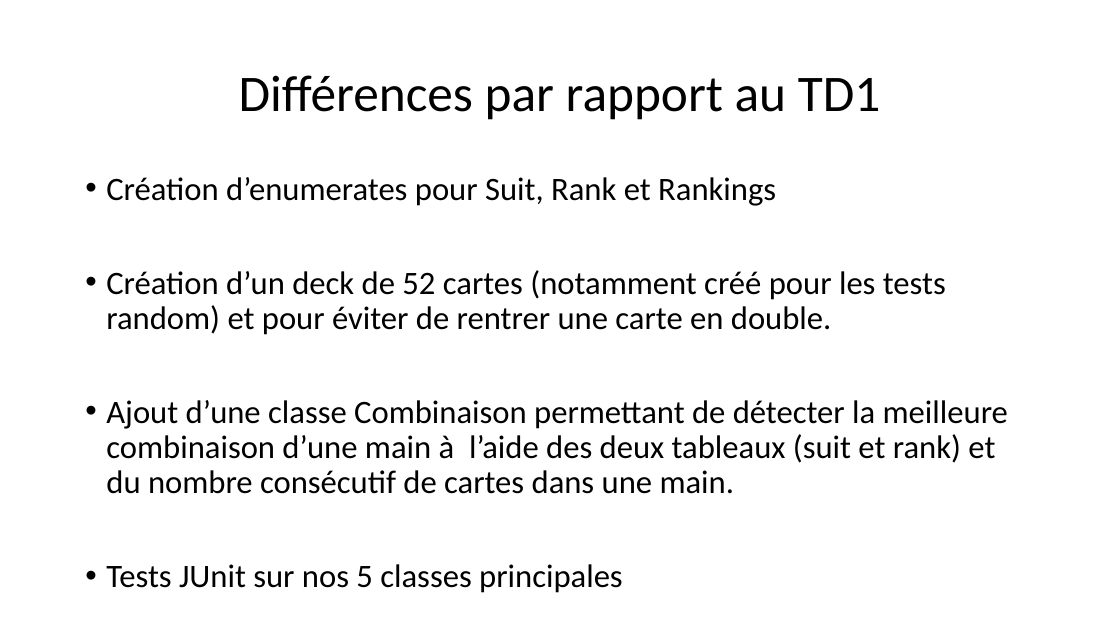
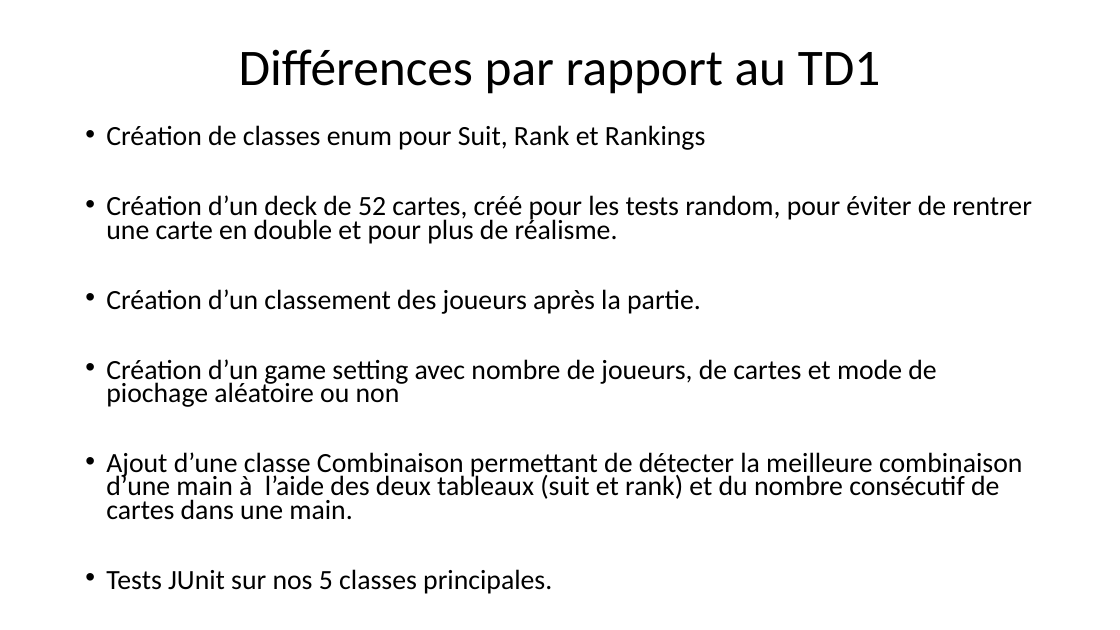
Before and after one commit to Supervinh/PNS-pokerhand-comparator-21-22, a slide deck: slide 2 of Poker_-_equipe_GD5.pptx. Drawn at 1120x630 pixels with LibreOffice and Linux fonts; fonts in the diff are those of the drawing. Boxes give left, top, right and bottom in pixels: in the first picture for what was removed or moved away, otherwise in the second. Text is boxed around its words. In the diff, an @@ line names an element or a change of style, - is before the commit and + after.

Commit message:
Slides en PDF

```diff
--- a/Poker_-_equipe_GD5.pptx
+++ b/Poker_-_equipe_GD5.pptx
@@ title "Différences par rapport au TD1": place and size @@
-title "Différences par rapport au TD1" at [239,75,881,120]
+title "Différences par rapport au TD1" at [239,49,881,94]
@@ text "Création de classes enum pour ...": place and size @@
-text "Création de classes enum pour ..." at [106,177,1008,593]
+text "Création de classes enum pour ..." at [106,125,1032,594]
@@ text at [106,125,1032,407]: text changed; size 28 to 23.8 pt @@
-• Création d’enumerates pour Suit, Rank et Rankings
-• Création d’un deck de 52 cartes (notamment créé pour les tests random) et pour éviter de rentrer une carte en double.
+• Création de classes enum pour Suit, Rank et Rankings
+• Création d’un deck de 52 cartes, créé pour les tests random, pour éviter de rentrer une carte en double et pour plus de réalisme.
+• Création d’un classement des joueurs après la partie.
+• Création d’un game setting avec nombre de joueurs, de cartes et mode de piochage aléatoire ou non
@@ text at [106,452,1022,520]: size 28 to 23.8 pt in "Ajout d’une classe Combinaison permettant de détecter ..."; line spacing 0.9 to 0.7 @@
@@ text at [106,569,552,594]: text changed; size 28 to 23.8 pt @@
-• Tests JUnit sur nos 5 classes principales
+• Tests JUnit sur nos 5 classes principales.
```
Also in this commit, not shown: 4 other slides changed, 1 slide added, 1 other file.
